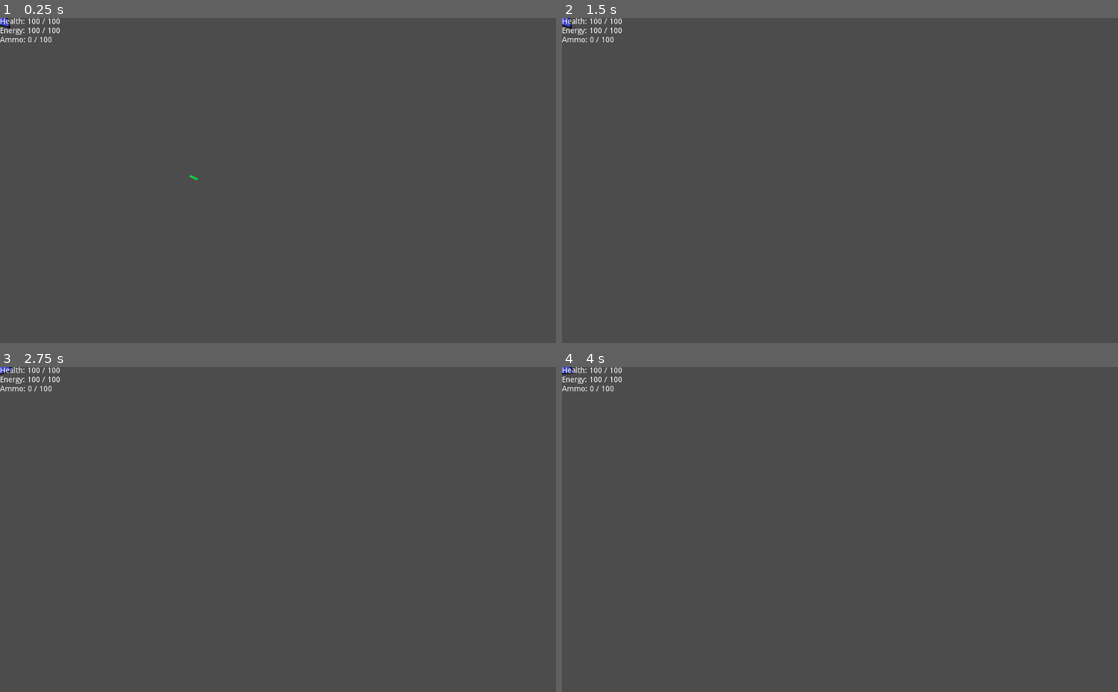
Above: before the commit, frames 1-4 (two rows, left to right).
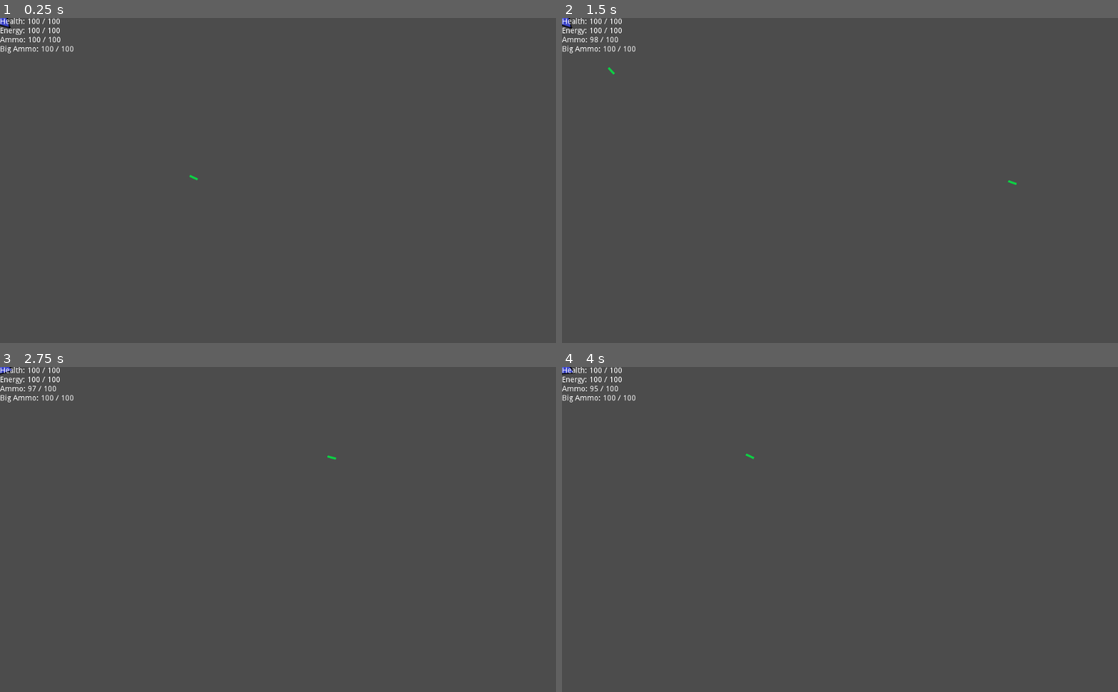
Above: after the commit, the same moments.

Repository: afkpuezo/blinkshooter
Game: Godot game, scene res://demo/demo.tscn
Two runs of this game, one before a commit and one after it. Both use one fixed random seed, a clock stepped at 60 frames per second and the inputs below. The project has no main scene, so this scene is started directly.
Inputs (mouse positions are in pixels of both pictures, inside the frame that each line leads up to):
- Up to frame 1 (0.25 s): no input
- Up to frame 2 (1.5 s): tap Enter at 0.5 s; move the mouse to (962, 164) at 0.52 s; click (962, 164) at 0.6 s; tap Space at 1.25 s; move the mouse to (728, 196) at 1.27 s; click (728, 196) at 1.35 s
- Up to frame 3 (2.75 s): tap Enter at 2 s; move the mouse to (333, 458) at 2.02 s; click (333, 458) at 2.1 s
- Up to frame 4 (4 s): move the mouse to (812, 594) at 2.77 s; click (812, 594) at 2.85 s; tap Space at 3.5 s; move the mouse to (1006, 578) at 3.52 s; click (1006, 578) at 3.6 s

The runs differ from the first frame. In frame 1, 0.2% of the frame differs, in the area x 0-14%, y 5-11%; in frame 2, 0.2%, in the area x 0-82%, y 5-52%; in frame 3, 0.2%; in frame 4, 0.2%.

Commit message:
weapon + weapon bar, plus big ammo resource type, plus 2 demo weapons in demo secene

Diff:
--- a/Player/Player.tscn
+++ b/Player/Player.tscn
@@ -37,6 +37,11 @@
 type = 2
 is_player = true
 
+[node name="BigAmmo" type="Node" parent="CombatResources"]
+script = ExtResource( 3 )
+type = 3
+is_player = true
+
 [node name="InputBasedMover" type="Node" parent="."]
 script = ExtResource( 4 )
 
--- a/Player/actions/action.gd
+++ b/Player/actions/action.gd
@@ -13,9 +13,13 @@
 # it's a little gross to manually put each type of resource?
 export var health_cost := 0
 export var energy_cost := 0
+export var basic_ammo_cost := 0
+export var big_ammo_cost := 0
 onready var cost:= {
 	CombatResource.Type.HEALTH: health_cost,
 	CombatResource.Type.ENERGY: energy_cost,
+	CombatResource.Type.BASIC_AMMO: basic_ammo_cost,
+	CombatResource.Type.BIG_AMMO: big_ammo_cost,
 }
 
 export(float, 0.0, 60.0) var cooldown = 0.1
@@ -42,13 +46,15 @@
 ## Returns true if the action could be executed right now.
 ## This is for conditions that are specific to the particular action (eg target in range), and not
 ## generic conditions like cooldown and resource cost.
+## Defaults to true
 ## TODO: reconsider the name
 func can_do_action() -> bool:
-	return false
+	return true
 
 
 ## Executes the actual effects of the action. You don't need to handle cooldown or costs here
 func do_action() -> void:
+	#print("DEBUG: Action.do_action() empty method called")
 	pass
 
 
@@ -66,11 +72,12 @@
 		user_combat_resources[rsrc.type] = rsrc
 
 
-## Called by the ActionBar when the user uses this ability.
+## Called by the ActionBar when the user TRIES to use this ability.
 ## Returns true if the action is executed, false otherwise (eg cooldown or no resources)
 func trigger() -> bool:
+	#print("DEBUG: trigger called")
 	if is_cooldown_ready() and can_user_pay() and can_do_action():
-		emit_signal("action_started")
+		emit_signal("action_started") # TODO send args?
 		_start_cooldown()
 		_pay_cost()
 		do_action()
--- a/Player/actions/action_bar.gd
+++ b/Player/actions/action_bar.gd
@@ -2,6 +2,7 @@
 class_name ActionBar
 ## Acts as an interface between the player node and the actions they can perform
 ## NOTE: this is currently a placeholder
+## NOTE: needs a way to add/remove actions?
 
 
 onready var user := get_parent() # gross
--- a/Player/weapons/weapon.gd
+++ b/Player/weapons/weapon.gd
@@ -1,5 +1,18 @@
-extends Node
+extends Action
 class_name Weapon
 ## This is an base class for simple individual player weapons. When triggered, creates the
 ## appropriate bullet at the user's BulletSpawnPoint. Also keeps track of its own ammo
+## NOTE: trying having it extend Action
 ## NOTE: may be used for enemy weapons at some point as well.
+
+export(PackedScene) var bullet_scene
+
+# ----------
+# virtual methods from Action
+# ----------
+
+## shoot da bullet
+## TODO flesh out
+func do_action():
+	#print("DEBUG: Weapon.do_action() called")
+	GameSpawner.spawn_node(bullet_scene.instance(), user.position, user.rotation)
--- a/Player/weapons/weapon_bar.gd
+++ b/Player/weapons/weapon_bar.gd
@@ -2,3 +2,55 @@
 class_name WeaponBar
 ## Holds a set of weapons for the player
 ## Keeps track of the currently selected weapon, and fires it when the fire button is pressed
+## NOTE: should this be related to the weapon bar?
+## NOTE: currently doesn't have a way to
+
+
+onready var user := get_parent() # gross
+var weapons: Array # seems better than constatly calling get_child
+var current_slot := 0
+
+export var num_slots := 3 # There's probably a better way to set this up
+var weapon_select_events := {}
+
+export var select_template := "weapon_select_%d"
+export var weapon_shoot_event := "weapon_shoot"
+
+
+func _ready() -> void:
+	# set up weapon selects
+	for n in range(0, num_slots):
+		weapon_select_events[select_template % (n + 1)] = n
+	# set up weapons
+	for weapon in get_children():
+		if weapon.has_method("configure_user"):
+			weapon.configure_user(user)
+			weapons.append(weapon)
+
+
+## handles selecting current gun AND shooting
+func _unhandled_input(event: InputEvent) -> void:
+	# if shooting
+	if event.is_action_pressed(weapon_shoot_event):
+		var current_weapon: Weapon = weapons[current_slot]
+		current_weapon.trigger() # TODO: do something with result?
+	# if selecting a slot
+	var slot_num = 0
+	for wse in weapon_select_events:
+		if event.is_action_pressed(wse):
+			_change_slot(slot_num)
+			return
+		slot_num += 1
+
+
+## if the given slot number is valid, change the current slot to it
+## returns true if actually changed
+## NOTE: placeholder
+func _change_slot(slot_num: int) -> bool:
+	if slot_num < 0 or slot_num > num_slots:
+		print("DEBUG: invalid weapon slot selection: %d" % slot_num)
+		return false
+	else:
+		current_slot = slot_num
+		print("DEBUG: valid weapon slot selection: %d" % slot_num)
+		return true
--- /dev/null
+++ b/bullet/big_bullet.tscn
@@ -0,0 +1,11 @@
+[gd_scene load_steps=2 format=2]
+
+[ext_resource path="res://bullet/bullet.tscn" type="PackedScene" id=1]
+
+[node name="BigBullet" instance=ExtResource( 1 )]
+
+[node name="Sprite" parent="." index="0"]
+scale = Vector2( 5, 5 )
+
+[node name="MovementStats" parent="." index="1"]
+MAX_SPEED = 200
--- a/combat_resource/combat_resource.gd
+++ b/combat_resource/combat_resource.gd
@@ -4,7 +4,7 @@
 
 signal value_changed(new_value)
 
-enum Type {HEALTH, ENERGY, BASIC_AMMO}
+enum Type {HEALTH, ENERGY, BASIC_AMMO, BIG_AMMO}
 
 export var MAX_VALUE := 100
 export var MIN_VALUE := 0 # needed?
--- a/demo/demo.tscn
+++ b/demo/demo.tscn
@@ -6,15 +6,15 @@
 [ext_resource path="res://player/actions/blink.gd" type="Script" id=4]
 [ext_resource path="res://player/effects/teleport_effect.tscn" type="PackedScene" id=5]
 [ext_resource path="res://bullet/bullet.tscn" type="PackedScene" id=6]
+[ext_resource path="res://player/weapons/weapon.gd" type="Script" id=7]
+[ext_resource path="res://player/weapons/weapon_bar.gd" type="Script" id=8]
+[ext_resource path="res://bullet/big_bullet.tscn" type="PackedScene" id=9]
 
 [node name="World" type="Node2D"]
 
 [node name="PlayerMonitorText" parent="." instance=ExtResource( 2 )]
 
 [node name="Player" parent="." instance=ExtResource( 1 )]
-
-[node name="Ammo" parent="Player/CombatResources" index="2"]
-INITIAL_VALUE = 0
 
 [node name="Blink" type="Node" parent="Player/ActionBar" index="0"]
 script = ExtResource( 4 )
@@ -25,6 +25,20 @@
 [node name="DemoAction" type="Node" parent="Player/ActionBar" index="1"]
 script = ExtResource( 3 )
 
+[node name="WeaponBar" type="Node" parent="Player"]
+script = ExtResource( 8 )
+
+[node name="BasicWeapon" type="Node" parent="Player/WeaponBar"]
+script = ExtResource( 7 )
+basic_ammo_cost = 1
+bullet_scene = ExtResource( 6 )
+
+[node name="BigWeapon" type="Node" parent="Player/WeaponBar"]
+script = ExtResource( 7 )
+big_ammo_cost = 3
+cooldown = 1.0
+bullet_scene = ExtResource( 9 )
+
 [node name="Bullet" parent="." instance=ExtResource( 6 )]
 position = Vector2( 130, 189 )
 rotation = 0.436332
--- a/project.godot
+++ b/project.godot
@@ -94,7 +94,7 @@
 "language": "GDScript",
 "path": "res://player/effects/teleport_effect.gd"
 }, {
-"base": "Node",
+"base": "Action",
 "class": "Weapon",
 "language": "GDScript",
 "path": "res://player/weapons/weapon.gd"
@@ -214,6 +214,26 @@
 "events": [ Object(InputEventKey,"resource_local_to_scene":false,"resource_name":"","device":0,"alt":false,"shift":false,"control":false,"meta":false,"command":false,"pressed":false,"scancode":0,"physical_scancode":67,"unicode":0,"echo":false,"script":null)
  ]
 }
+weapon_select_1={
+"deadzone": 0.5,
+"events": [ Object(InputEventKey,"resource_local_to_scene":false,"resource_name":"","device":0,"alt":false,"shift":false,"control":false,"meta":false,"command":false,"pressed":false,"scancode":49,"physical_scancode":0,"unicode":0,"echo":false,"script":null)
+ ]
+}
+weapon_select_2={
+"deadzone": 0.5,
+"events": [ Object(InputEventKey,"resource_local_to_scene":false,"resource_name":"","device":0,"alt":false,"shift":false,"control":false,"meta":false,"command":false,"pressed":false,"scancode":50,"physical_scancode":0,"unicode":0,"echo":false,"script":null)
+ ]
+}
+weapon_select_3={
+"deadzone": 0.5,
+"events": [ Object(InputEventKey,"resource_local_to_scene":false,"resource_name":"","device":0,"alt":false,"shift":false,"control":false,"meta":false,"command":false,"pressed":false,"scancode":51,"physical_scancode":0,"unicode":0,"echo":false,"script":null)
+ ]
+}
+weapon_shoot={
+"deadzone": 0.5,
+"events": [ Object(InputEventMouseButton,"resource_local_to_scene":false,"resource_name":"","device":0,"alt":false,"shift":false,"control":false,"meta":false,"command":false,"button_mask":0,"position":Vector2( 0, 0 ),"global_position":Vector2( 0, 0 ),"factor":1.0,"button_index":1,"pressed":false,"doubleclick":false,"script":null)
+ ]
+}
 
 [physics]
 
--- a/spawner/spawner.gd
+++ b/spawner/spawner.gd
@@ -8,8 +8,8 @@
 
 ## places the given Node2D at the given spawn_position and adds it to the scene tree
 ## if spawn_rotation is specified, the spawned node will be rotated
-func spawn_node(node: Node2D, spawn_position: Vector2, spawn_rotation := 0):
-	node.position = spawn_position
-	if spawn_rotation:
-		node.rotation = spawn_rotation
+func spawn_node(node: Node2D, spawn_position: Vector2, spawn_rotation := 0.0):
+	#node.position = spawn_position
+	node.translate(spawn_position)
+	node.rotate(spawn_rotation)
 	add_child(node) # TODO: spawn them somewhere else?
--- a/ui/player_monitor_text.gd
+++ b/ui/player_monitor_text.gd
@@ -4,7 +4,7 @@
 
 
 onready var label: Label = $Label
-var _template: String = "Health: {hp} / {hp_max}\nEnergy: {nrg} / {nrg_max}\nAmmo: {ammo} / {ammo_max}"
+var _template: String = "Health: {hp} / {hp_max}\nEnergy: {nrg} / {nrg_max}\nAmmo: {ammo} / {ammo_max}\nBig Ammo: {big_ammo} / {big_ammo_max}"
 var _values := {
 	'hp': 0,
 	'hp_max': 0,
@@ -12,6 +12,8 @@
 	'nrg_max': 0,
 	'ammo': 0,
 	'ammo_max': 0,
+	'big_ammo': 0,
+	'big_ammo_max': 0,
 }
 
 
@@ -39,5 +41,7 @@
 			v = 'nrg'
 		CombatResource.Type.BASIC_AMMO:
 			v = 'ammo'
+		CombatResource.Type.BIG_AMMO:
+			v = 'big_ammo'
 	_values[v] = msg['value']
 	_values[v + "_max"] = msg['max']
Not shown: 1 places in demo/demo.tscn that only renumber resources
